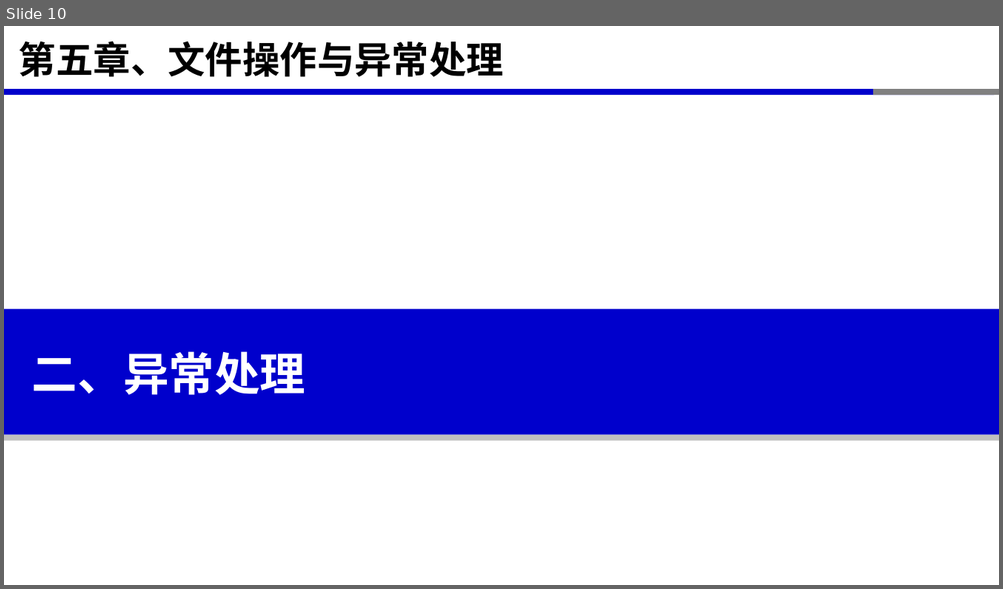
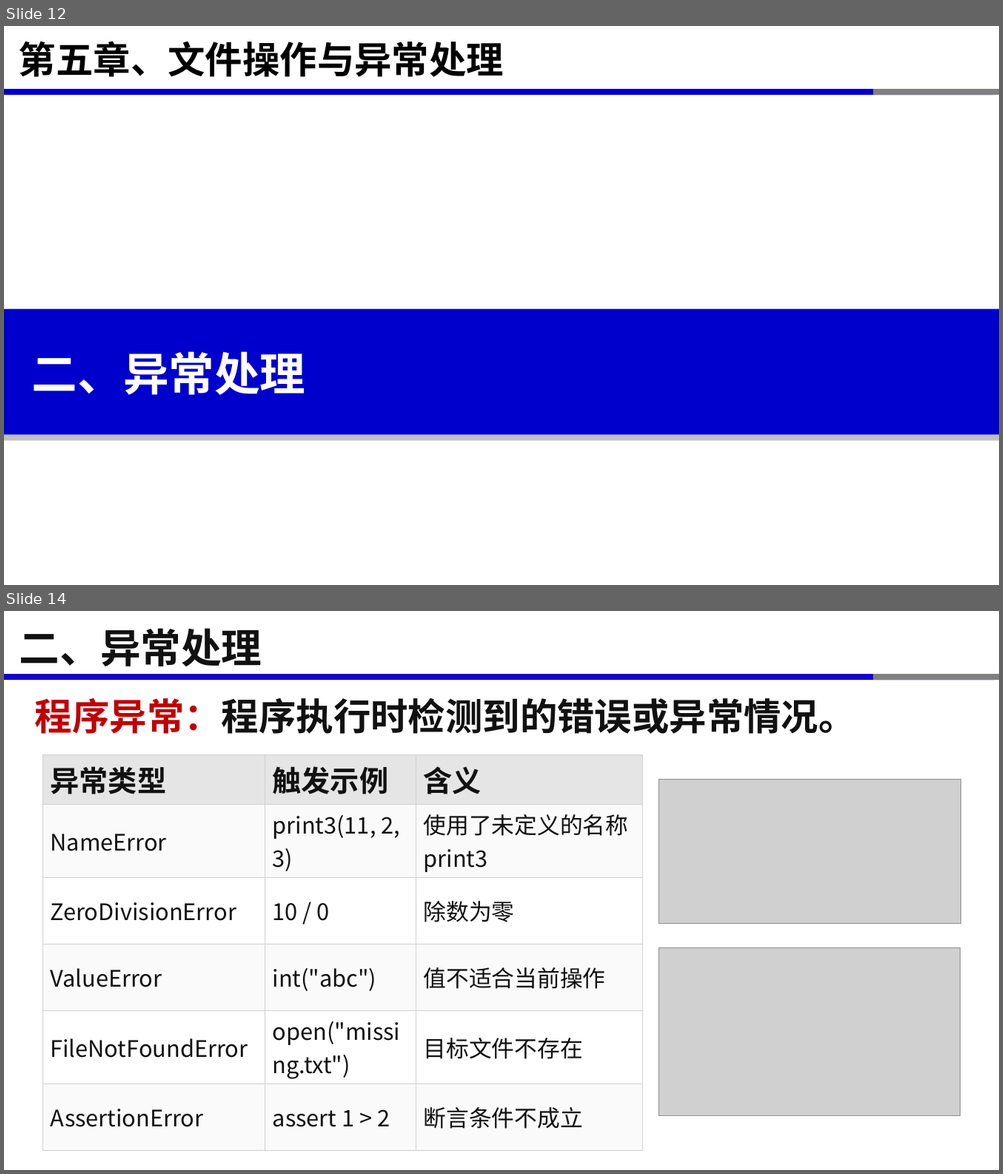
Before and after one commit to xinluo2018/programming-basics, a slide deck: 第5章-文件操作与异常处理/第5章-文件操作与异常处理.pptx. Shown one above the other, each under a label of ours: slide 10 before the commit, slides 12 and 14 after it; the slides between them are not shown. The pictures are 1003x589 and 1003x1174 pixels, drawn with LibreOffice and Linux fonts; fonts in the diff are those of the drawing; grey boxes stand for pictures. Boxes give left, top, right and bottom in pixels: in the first picture for what was removed or moved away, otherwise in the second. Text is boxed around its words. In the diff, an @@ line names an element or a change of style, - is before the commit and + after.

```diff
--- a/第5章-文件操作与异常处理/第5章-文件操作与异常处理.pptx
+++ b/第5章-文件操作与异常处理/第5章-文件操作与异常处理.pptx
@@ slide 14 added at (x1=4, y1=611, x2=999, y2=1170), background #FFFFFF; not listed: 2 template elements that a slide beside it also shows @@
@@ text added at (x1=20, y1=628, x2=262, y2=667), 39 pt, text #111111, bold @@
+二、异常处理
@@ rectangle added at (x1=4, y1=674, x2=874, y2=679), fill #1600CD @@
@@ rectangle added at (x1=874, y1=674, x2=999, y2=679), fill #808080 @@
@@ text added at (x1=35, y1=698, x2=856, y2=734), 36 pt, text #111111, bold @@
+程序异常：程序执行时检测到的错误或异常情况。
@@ table added at (x1=42, y1=755, x2=643, y2=1149), 6 rows, 3 columns @@
+异常类型 | 触发示例 | 含义
+NameError | print3(11, 2, 3) | 使用了未定义的名称 print3
+ZeroDivisionError | 10 / 0 | 除数为零
+ValueError | int("abc") | 值不适合当前操作
+FileNotFoundError | open("missing.txt") | 目标文件不存在
+AssertionError | assert 1 > 2 | 断言条件不成立
@@ picture added at (x1=659, y1=779, x2=962, y2=923) @@
@@ picture added at (x1=659, y1=948, x2=961, y2=1116) @@
@@ what was slide 10 is now slide 12 @@
```
Also in this commit, not shown: 8 slides changed, 4 other slides added, 2 slides removed, 7 other files.
